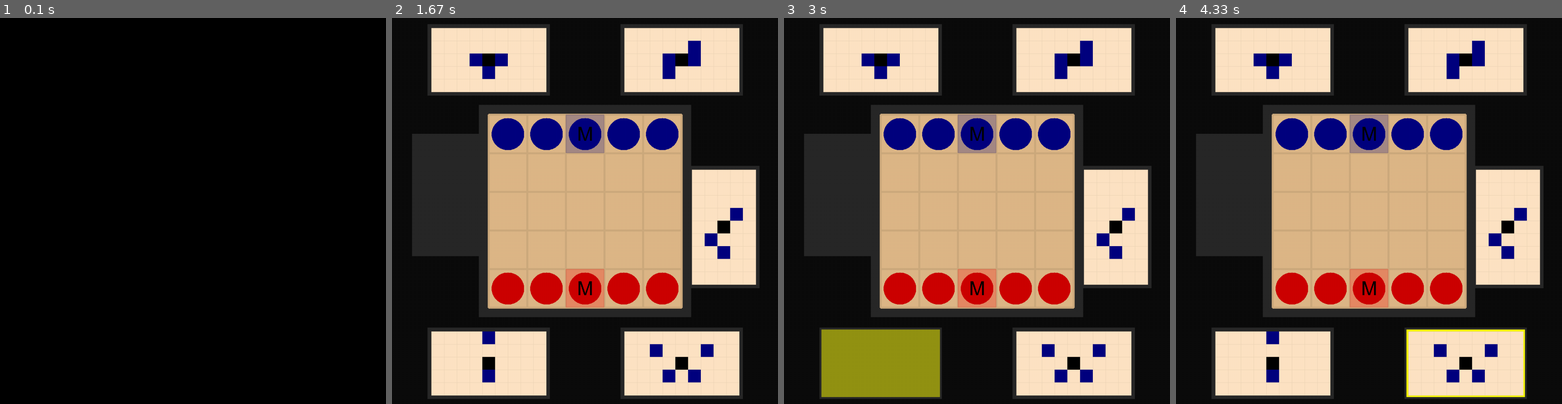
Above: before the commit, frames 1-4 (left to right).
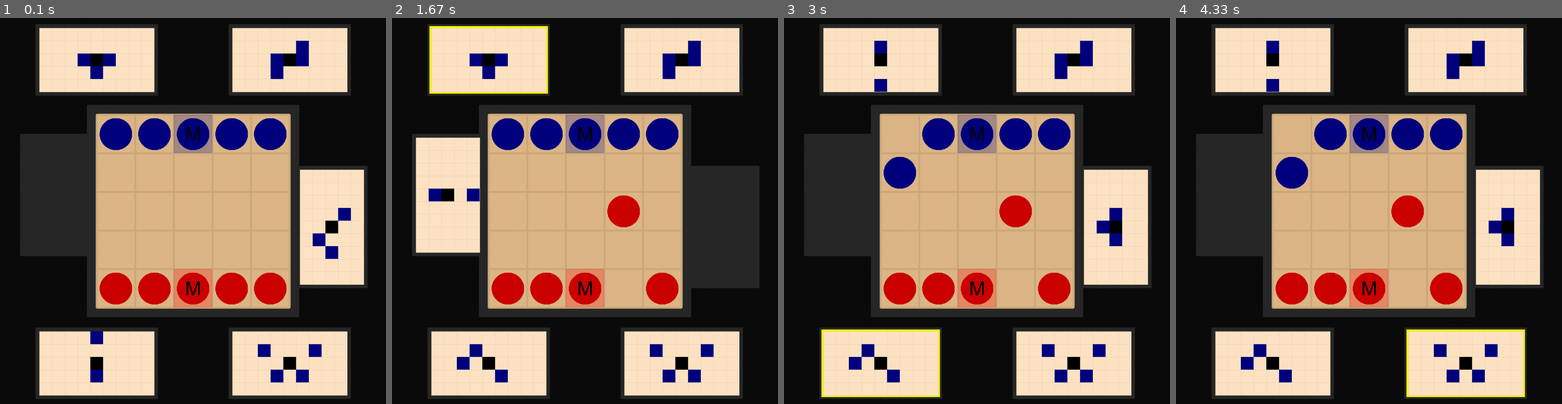
Above: after the commit, the same moments.

Repository: marioszap/onitamaEngine
Game: pygame game, started from pyGame.py
Same seed, same stepped clock (60 frames per second), same inputs: the game is played once before the commit and once after it.
Inputs (mouse positions are in pixels of both pictures, inside the frame that each line leads up to):
- Up to frame 1 (0.1 s): no input
- Up to frame 2 (1.67 s): click (488, 361) at 0.42 s; click (623, 295) at 0.77 s; click (623, 211) at 1.1 s; click (484, 68) at 1.43 s
- Up to frame 3 (3 s): click (884, 133) at 1.77 s; click (899, 172) at 2.1 s; click (1123, 357) at 2.43 s; click (880, 361) at 2.77 s
- Up to frame 4 (4.33 s): click (1465, 361) at 4.1 s

The runs differ from the first frame. In frame 1, 64% of the frame differs, in the area x 5-96%, y 1-99%; in frame 2, 12%; in frame 3, 8.9%; in frame 4, 4.1%.

Commit message:
Restarting new game and functions to return player's available moves done

Diff:
--- a/engine.py
+++ b/engine.py
@@ -182,7 +182,7 @@
         self.firstPlayerIdx = random.randint(0,1)
         self.firstPlayer = self.players[self.firstPlayerIdx]
         self.endMessage = None
-
+        self.activePlayerIndex = None
         for el in cardsInGame:
             if self.firstPlayer.userView:
                 self.cardOut = Card(el, cardsInGame[el], [(self.stW-CARD_HEIGHT+4*smallOffset)/2, self.stW + SQ_SIZE/2 + smallOffset])
@@ -282,14 +282,36 @@
 
 
     def gameFinished(self, message: str) -> str:
-        endMessage = f'Game over! {message} wins. Replay?'
+        endMessage = f'Game over: {message} wins!'
         return endMessage
 
 
     def drawEndScreen(self, message: str) -> None:
         drawTransparentRect(screen, 'grey', 0, 0, screen.get_width(), screen.get_height(), alpha=128)
         font = pygame.font.Font('freesansbold.ttf', 64)
-        text = font.render(message, True, 'red')
+        text = font.render(message, True, 'firebrick2')
         textRect = text.get_rect()
         textRect.center = (screen.get_width() // 2, screen.get_height() // 2)
         screen.blit(text, textRect)
+
+        font = pygame.font.Font('freesansbold.ttf', 20)
+        text = font.render('New game? (move mouse or press any key to continue)', True, 'firebrick2')
+        textRect = text.get_rect()
+        textRect.center = (screen.get_width() // 2, screen.get_height() // 2 + 45)
+        screen.blit(text, textRect)
+
+
+    def getPlayerPawnCoords(self, playerName):
+        coords = []
+        for line in range(len(self.board)):
+            for row in range(len(self.board[line])):
+                if self.board[line][row][:2] == playerName:
+                    coords.append([line, row])
+        return coords
+
+    def getPlayerValidMoves(self, playerName):
+        for player in self.players:
+            if player.name == playerName:
+                for card in player.cards:
+                    print(card.name)
+                    print(card.moves)
--- a/pyGame.py
+++ b/pyGame.py
@@ -5,10 +5,16 @@
 from engine import *
 import random
 
-MAX_FPS = 10
+MAX_FPS = 15
 IMAGES = {}
 cardToPlay = None
 
+def initGame() -> GameState:
+    cardsInGame = loadCards()
+    game = GameState(n, cardsInGame)
+    game.activePlayerIndex = game.firstPlayerIdx
+    game.playerTurn(game.activePlayerIndex)
+    return game
 
 def loadCards() -> dict[str]:
     allCards = open('cardsMoves.json')
@@ -45,10 +51,7 @@
 
 def engine() -> None:
     pygame.init()
-    cardsInGame = loadCards()
-    game = GameState(n, cardsInGame)
-    activePlayerIndex = game.firstPlayerIdx
-    game.playerTurn(activePlayerIndex)
+    game = initGame()
     clock = pygame.time.Clock()
     screen.fill(pygame.Color("white"))
     loadImages()
@@ -59,16 +62,20 @@
         for e in pygame.event.get():
             if e.type == pygame.QUIT:
                 running = False
-        pygame.display.set_caption("Onitama engine: "+game.players[activePlayerIndex].name+ "'s turn")
+        pygame.display.set_caption("Onitama engine: "+game.players[game.activePlayerIndex].name+ "'s turn")
 
         turnFinished = False
         drawBackground(screen)
         game.drawBoard(screen)
 
-        player = game.players[activePlayerIndex]
-        inactivePlayer = game.players[(activePlayerIndex + 1) % 2]
+        player = game.players[game.activePlayerIndex]
+        inactivePlayer = game.players[(game.activePlayerIndex + 1) % 2]
         if game.endMessage:
             game.drawEndScreen(game.endMessage)
+            for e in pygame.event.get():
+                if pygame.key.get_pressed():
+                    game = initGame() #new game starts immediately
+
         else:
             game.drawFirstCardOut()
             for i in range(len(player.cards)):
@@ -82,10 +89,11 @@
                 turnFinished = game.highlightSquares(screen, cardToPlay, player.name)
 
             drawPawns(screen, game.board, (SCREEN_WIDTH-BOARD_HEIGHT)/2, (SCREEN_HEIGHT-BOARD_HEIGHT)/2)
+            #game.getPlayerValidMoves('p2')
 
             if turnFinished:
-                activePlayerIndex = (activePlayerIndex + 1) % 2
-                game.playerTurn(activePlayerIndex)
+                game.activePlayerIndex = (game.activePlayerIndex + 1) % 2
+                game.playerTurn(game.activePlayerIndex)
                 player.unclickCards()
                 game.cardOut = player.sendCard(cardToPlay, game.cardOut)
                 cardToPlay = None
